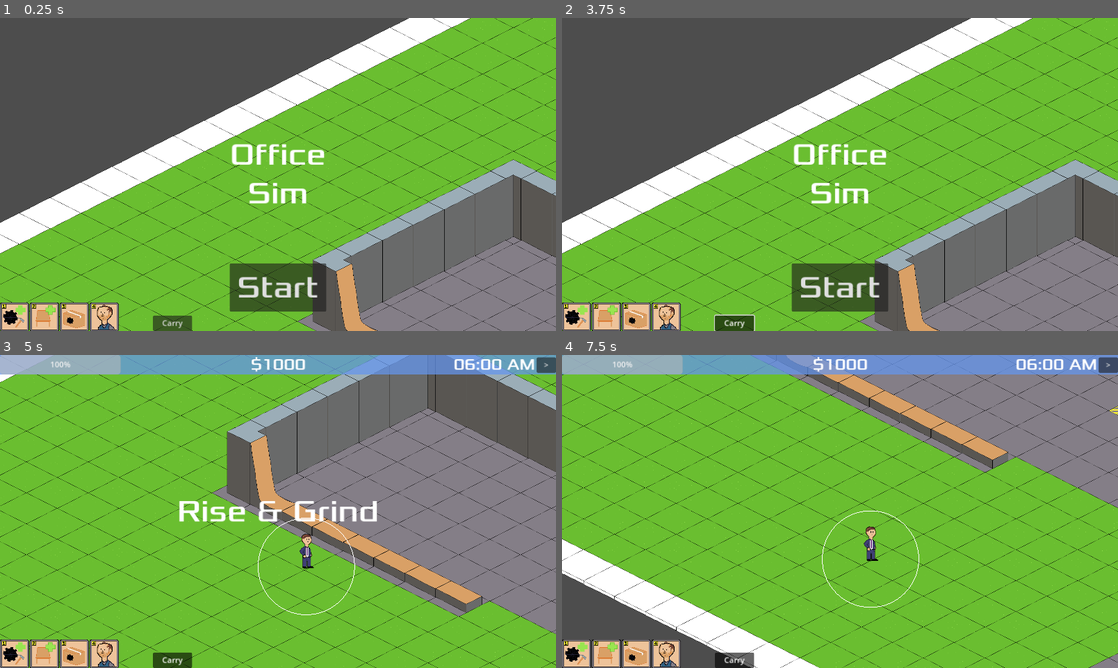
Above: before the commit, frames 1-4 (two rows, left to right).
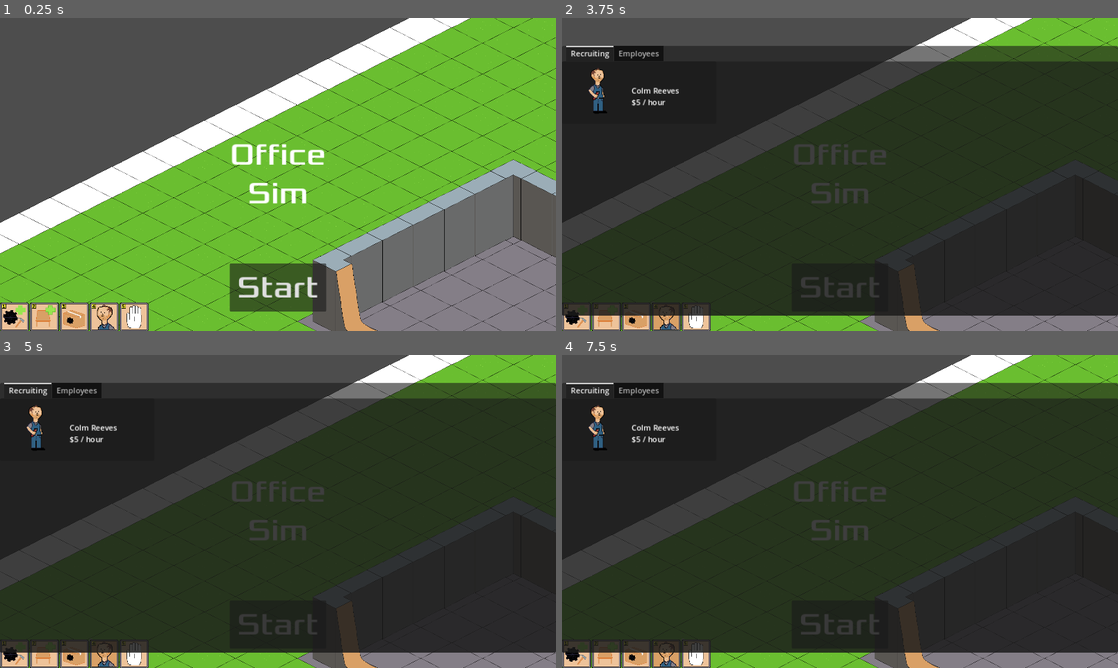
Above: after the commit, the same moments.

Repository: Final-Parsec/office-sim
Game: Godot game, scene res://main.tscn
Two runs of this game, one before a commit and one after it. Both use one fixed random seed, a clock stepped at 60 frames per second and the inputs below.
Inputs (mouse positions are in pixels of both pictures, inside the frame that each line leads up to; where the layout moved, square brackets give the same spot in the first picture):
- Up to frame 1 (0.25 s): no input
- Up to frame 2 (3.75 s): click (562, 302) at 0.5 s; click (606, 318) at 1.25 s; click (623, 302) at 2 s; click (650, 302) at 2.75 s; click (684, 302) [734, 324] at 3.5 s
- Up to frame 3 (5 s): click "Start" at 4.25 s
- Up to frame 4 (7.5 s): click (840, 624) at 5 s, where only the run after the commit has a clickable "Start"; move the mouse to (962, 495) at 5.77 s; hold Right (move_right) 5.78-6.53 s; click (962, 495) at 5.85 s; move the mouse to (728, 527) at 6.52 s; hold S (move_down) 6.53-7.28 s; click (728, 527) at 6.6 s; move the mouse to (895, 442) at 7.27 s; hold Right (move_right) from 7.28 s (still down); click (895, 442) at 7.35 s

The runs differ from the first frame. In frame 1, 0.8% of the frame differs, in the area x 21-35%, y 90-100%; in frame 2, 86%; in frame 3, 97%; in frame 4, 97%, in the area x 0-100%, y 0-100%.

Commit message:
carry button

Diff:
--- a/game/hud.gd
+++ b/game/hud.gd
@@ -78,6 +78,8 @@
 			$ActionBar/PackButton.set_active_texture()
 		Enums.Actions.HR:
 			$ActionBar/HRButton.set_active_texture()
+		Enums.Actions.CARRY:
+			$ActionBar/CarryButton.set_active_texture()
 
 	GameState.selected_action = selected_action
 	action_bar_button_pressed.emit()
--- a/game/hud.tscn
+++ b/game/hud.tscn
@@ -13,18 +13,20 @@
 [ext_resource type="Texture2D" uid="uid://coo65m6357sbn" path="res://art/action_bar_three2.png" id="9_upxfc"]
 [ext_resource type="Texture2D" uid="uid://c4oye0i6qj157" path="res://art/action_bar_four1.png" id="10_hl7e8"]
 [ext_resource type="Texture2D" uid="uid://02he7g1rqbqy" path="res://art/action_bar_four2.png" id="11_7k55l"]
+[ext_resource type="Texture2D" uid="uid://76pl0icdalaw" path="res://art/action_bar_five1.png" id="12_ibhiq"]
+[ext_resource type="Texture2D" uid="uid://csg6mcyx2jvpm" path="res://art/action_bar_five2.png" id="13_ddm14"]
 
 [sub_resource type="Shortcut" id="Shortcut_wpxgg"]
 
 [sub_resource type="ButtonGroup" id="ButtonGroup_bhlso"]
 
-[sub_resource type="InputEventKey" id="InputEventKey_5q3fm"]
+[sub_resource type="InputEventKey" id="InputEventKey_kxbst"]
 device = -1
 keycode = 49
 unicode = 49
 
-[sub_resource type="Shortcut" id="Shortcut_c1ew4"]
-events = [SubResource("InputEventKey_5q3fm")]
+[sub_resource type="Shortcut" id="Shortcut_ycck1"]
+events = [SubResource("InputEventKey_kxbst")]
 
 [sub_resource type="ButtonGroup" id="ButtonGroup_cdplk"]
 
@@ -46,6 +48,8 @@
 [sub_resource type="Shortcut" id="Shortcut_6cy3v"]
 events = [SubResource("InputEventKey_mrumb")]
 
+[sub_resource type="ButtonGroup" id="ButtonGroup_bmb7w"]
+
 [sub_resource type="InputEventKey" id="InputEventKey_3jk3g"]
 device = -1
 keycode = 52
@@ -196,23 +200,21 @@
 offset_top = -59.0
 offset_right = 194.0
 offset_bottom = -51.0
-button_group = SubResource("ButtonGroup_bhlso")
+button_group = SubResource("ButtonGroup_bmb7w")
 shortcut = SubResource("Shortcut_aa2ab")
 default_texture = ExtResource("10_hl7e8")
 active_texture = ExtResource("11_7k55l")
 
-[node name="CarryButton" type="Button" parent="."]
-anchors_preset = 2
-anchor_top = 1.0
-anchor_bottom = 1.0
-offset_left = 317.0
-offset_top = -31.0
-offset_right = 398.0
-grow_vertical = 0
-toggle_mode = true
-shortcut = SubResource("Shortcut_yqswv")
-text = "Carry
-"
+[node name="CarryButton" parent="ActionBar" instance=ExtResource("3_7j8t7")]
+layout_mode = 1
+offset_left = 248.0
+offset_top = -59.0
+offset_right = 256.0
+offset_bottom = -51.0
+button_group = SubResource("ButtonGroup_bhlso")
+shortcut = SubResource("Shortcut_e0ubf")
+default_texture = ExtResource("12_ibhiq")
+active_texture = ExtResource("13_ddm14")
 
 [node name="HRPanel" type="Panel" parent="."]
 visible = false
@@ -355,7 +357,7 @@
 [connection signal="pressed" from="ActionBar/FurnitureButton" to="." method="_on_furniture_button_pressed"]
 [connection signal="pressed" from="ActionBar/PackButton" to="." method="_on_pack_button_pressed"]
 [connection signal="pressed" from="ActionBar/HRButton" to="." method="_on_hr_button_pressed"]
-[connection signal="pressed" from="CarryButton" to="." method="_on_carry_button_pressed"]
+[connection signal="pressed" from="ActionBar/CarryButton" to="." method="_on_carry_button_pressed"]
 [connection signal="visibility_changed" from="HRPanel" to="." method="_on_hr_panel_visibility_changed"]
 [connection signal="pressed" from="HRPanel/TabContainer/Recruiting/Recruit" to="." method="_on_recruit_pressed"]
 [connection signal="pressed" from="HRPanel/TabContainer/Employees/Employee/VBoxContainer/RunPayrollButton" to="." method="_on_run_payroll_button_pressed"]
Binary file added: game/art/action_bar_five1.png
Not shown, added: game/art/action_bar_five1.png.import
Binary file added: game/art/action_bar_five2.png
Not shown, added: game/art/action_bar_five2.png.import
Not shown: 3 places in game/hud.tscn that only renumber resources
Not shown, added: art/action_bar_five.aseprite
